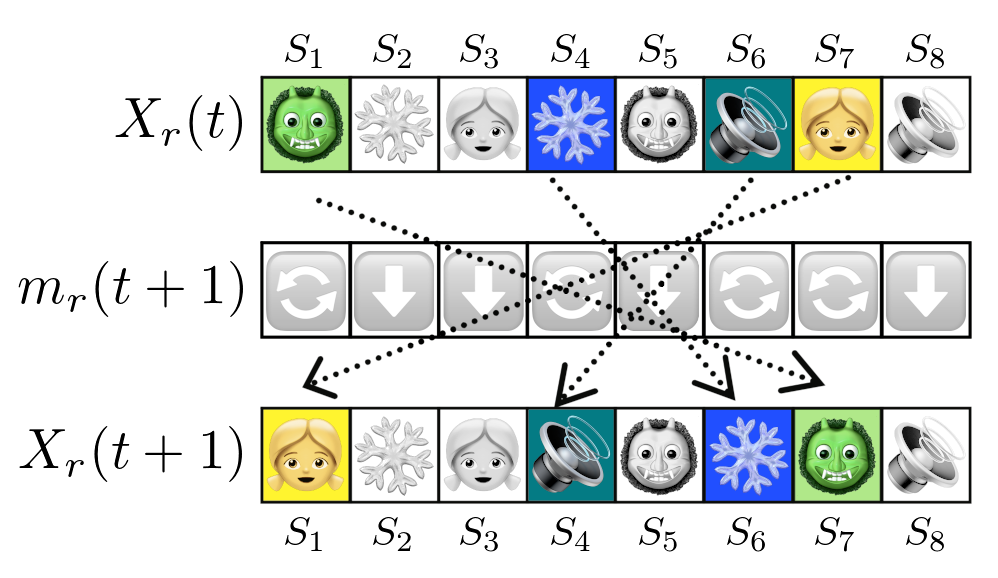
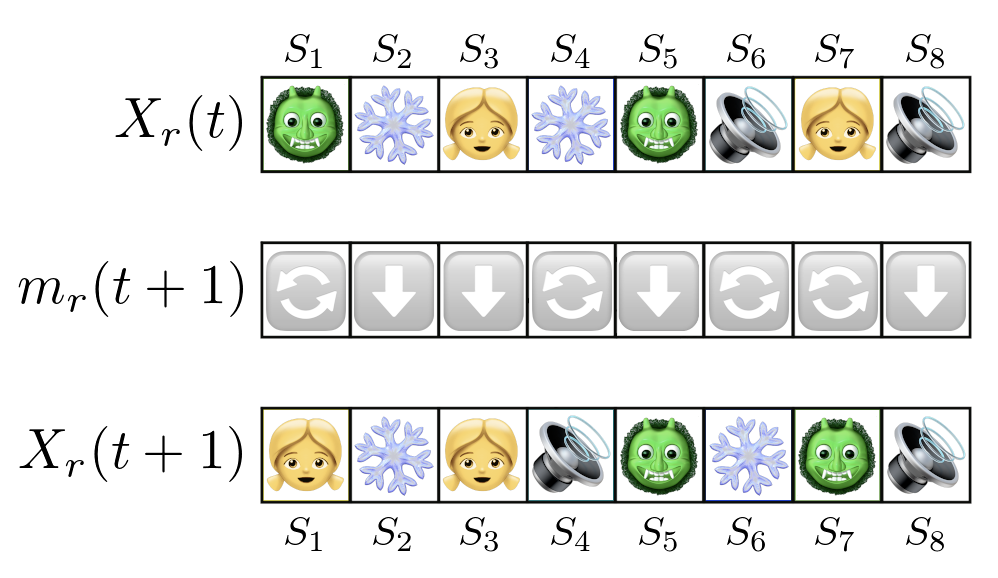
Comparing the layer stacks of the two w=998, h=578 images. Changes:
removed layer "blue copy" over [354,84,434,496]
added layer "ice BL" above "ice TL" over [354,416,434,496]
added layer "ice TL" above "ice TR" over [354,85,434,165]
added layer "ice TR" above "ice" over [531,85,611,165]
renamed "blue" to "ice", painted on it over [531,85,789,496]
removed layer "sound copy" over [887,86,966,494]
added layer "sound TR" above "sound BR" over [886,86,965,164]
added layer "sound BR" above "sound BL" over [887,416,966,494]
added layer "sound BL" above "sound TL" over [532,415,611,493]
renamed "sound" to "sound TL", painted on it over [532,86,788,493]
removed layer "girl copy" over [443,87,522,492]
added layer "girl TL" above "girl BR" over [442,87,521,161]
added layer "girl BR" above "girl BL" over [442,418,521,492]
added layer "girl BL" above "girl TR" over [266,418,345,492]
renamed "girl" to "girl TR", painted on it over [266,87,877,492]
removed layer "green copy" over [619,86,699,496]
added layer "green BL" above "green TR" over [620,418,698,496]
added layer "green TR" above "green TL" over [620,86,698,164]
added layer "green TL" above "green BR" over [265,84,345,164]
renamed "green" to "green BR", painted on it over [265,84,877,496]
removed layer "middle array" (was multiply) over [260,235,972,345]
removed layer "num cover" over [260,79,972,500]
added layer "cleaned bg copy" above "cleaned bg" over [260,79,972,500]
added layer "cleaned bg" above "arrays" over [260,79,972,500]
